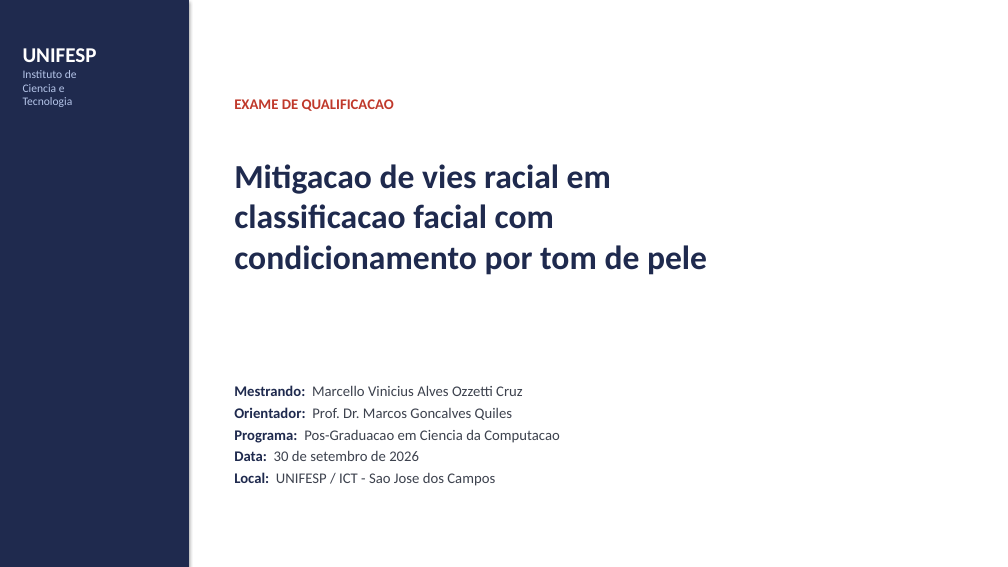
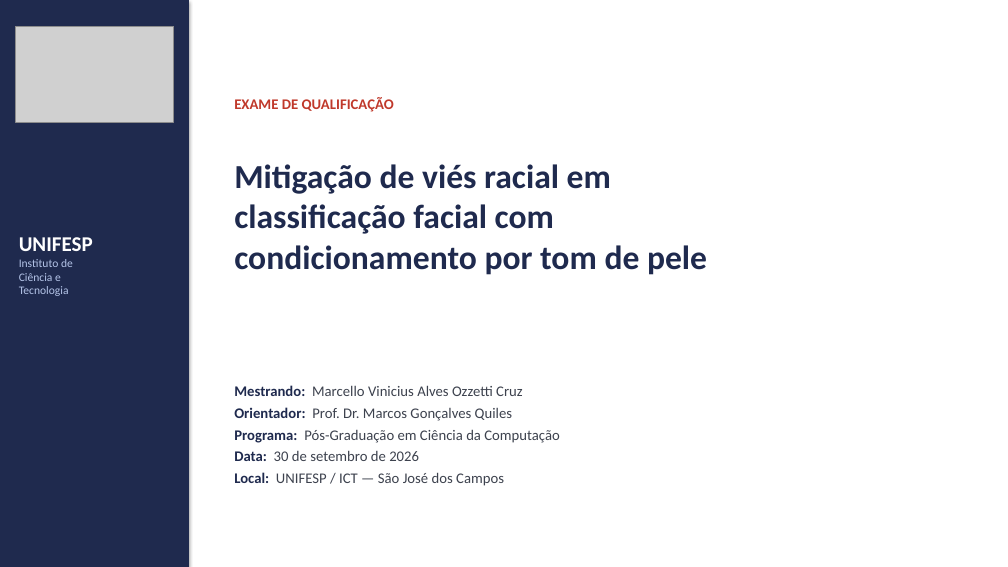
Before and after one commit to marcellozzetti/Facial-Recognition-Models-Mitigating-Bias, a slide deck: slide 1 of docs/ativo/material_qualificacao_2026-09-30.pptx. Drawn at 1008x567 pixels with LibreOffice and Linux fonts; fonts in the diff are those of the drawing; grey boxes stand for pictures. Boxes give left, top, right and bottom in pixels: in the first picture for what was removed or moved away, otherwise in the second. Text is boxed around its words. In the diff, an @@ line names an element or a change of style, - is before the commit and + after.

```diff
--- a/docs/ativo/material_qualificacao_2026-09-30.pptx
+++ b/docs/ativo/material_qualificacao_2026-09-30.pptx
@@ picture added at <box>15,26,174,123</box> @@
@@ text at <box>234,97,394,112</box>: text changed @@
-EXAME DE QUALIFICACAO
+EXAME DE QUALIFICAÇÃO
@@ text at <box>234,164,611,234</box>: text changed @@
-Mitigacao de vies racial em
-classificacao facial com
+Mitigação de viés racial em
+classificação facial com
@@ text "UNIFESP": place and size @@
-text "UNIFESP" at <box>23,48,97,107</box>
+text "UNIFESP" at <box>19,237,93,296</box>
@@ text at <box>19,259,73,296</box>: text changed @@
-Instituto de
-Ciencia e
-Tecnologia
+Instituto de
+Ciência e
+Tecnologia
@@ text at <box>234,407,560,443</box>: text changed @@
-Orientador: Prof. Dr. Marcos Goncalves Quiles
-Programa: Pos-Graduacao em Ciencia da Computacao
+Orientador: Prof. Dr. Marcos Gonçalves Quiles
+Programa: Pós-Graduação em Ciência da Computação
@@ text at <box>234,472,504,486</box>: text changed @@
-Local: UNIFESP / ICT - Sao Jose dos Campos
+Local: UNIFESP / ICT — São José dos Campos
```
Also in this commit, not shown: 22 other slides changed, 4 slides added, 2 slides removed, 1 other file.
